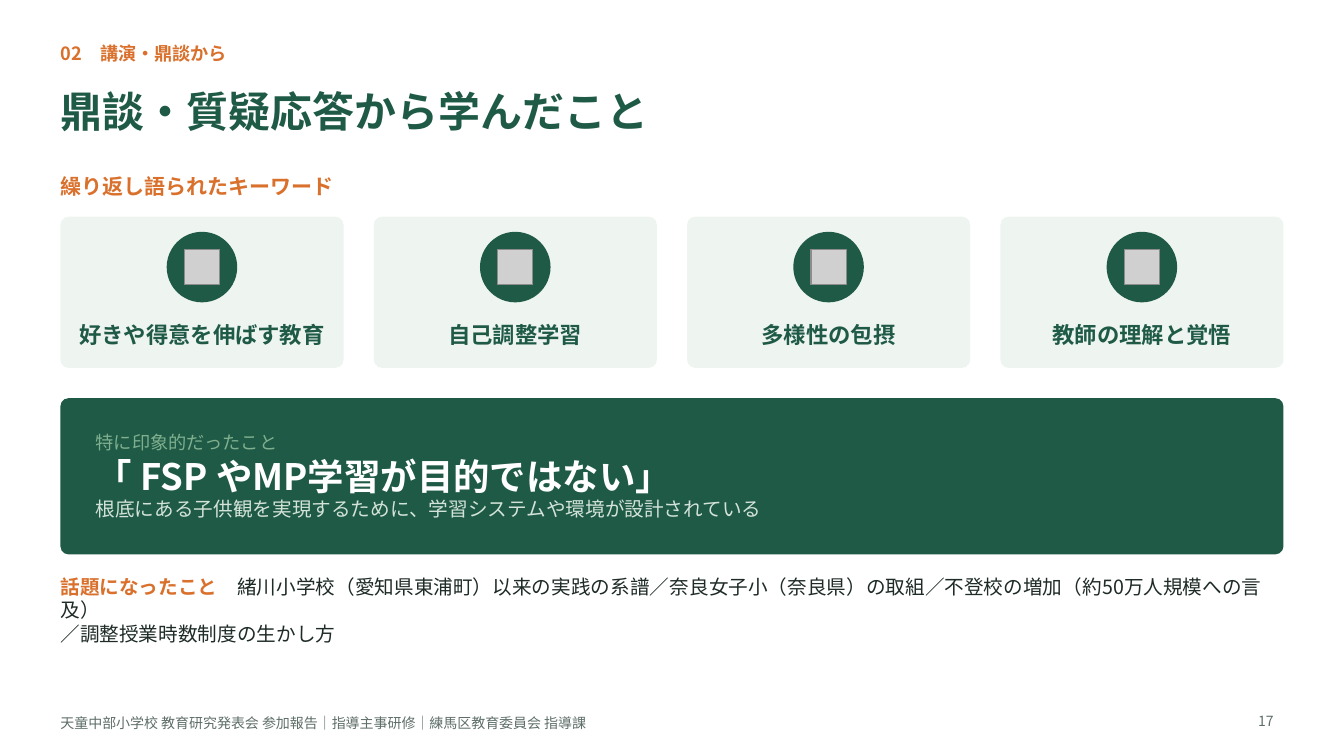
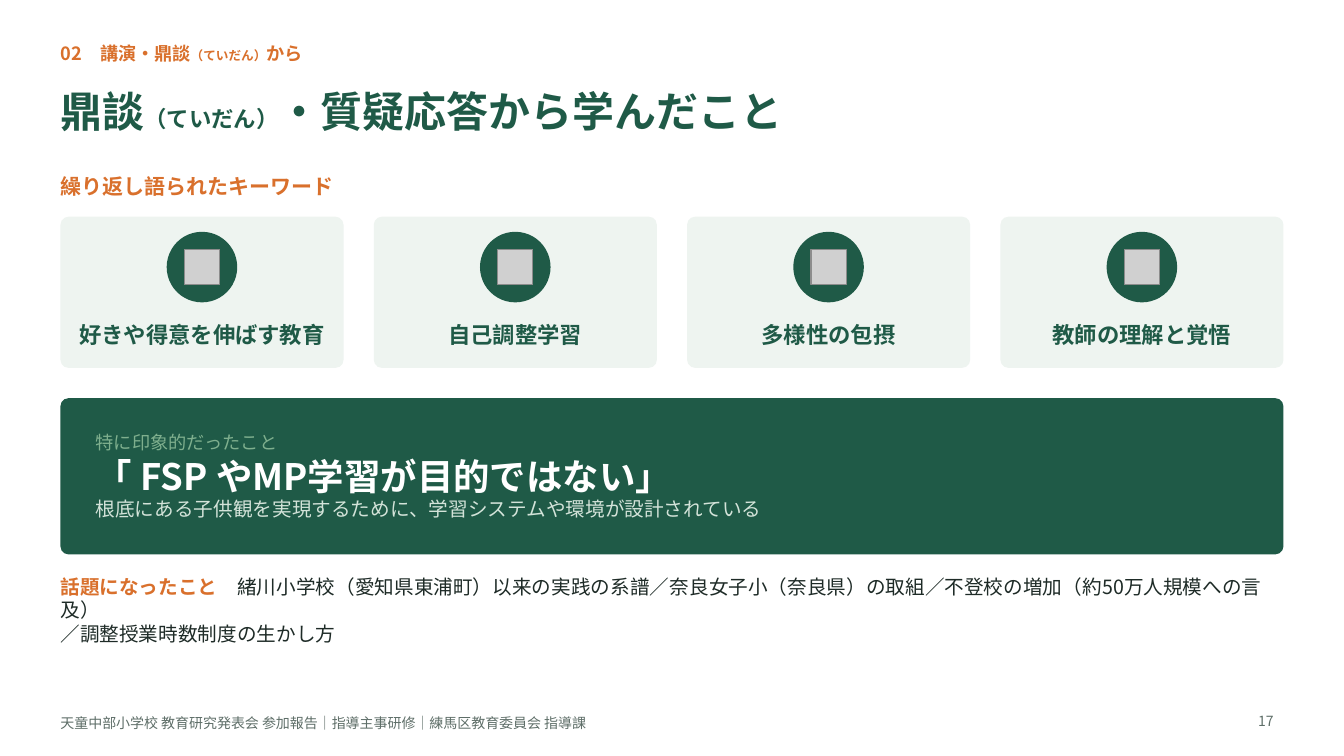
Before and after one commit to contynet730-star/con30, a slide deck: slide 17 of 天童中部小学校視察/081019_天童中部小学校_指導主事研修スライド_クイズ版.pptx. Drawn at 1344x756 pixels with LibreOffice and Linux fonts; fonts in the diff are those of the drawing; grey boxes stand for pictures. Boxes give left, top, right and bottom in pixels: in the first picture for what was removed or moved away, otherwise in the second. Text is boxed around its words. In the diff, an @@ line names an element or a change of style, - is before the commit and + after.

```diff
--- a/天童中部小学校視察/081019_天童中部小学校_指導主事研修スライド_クイズ版.pptx
+++ b/天童中部小学校視察/081019_天童中部小学校_指導主事研修スライド_クイズ版.pptx
@@ text at (60, 44, 302, 62): text changed @@
-02 講演・鼎談から
+02 講演・鼎談（ていだん）から
@@ title at (60, 91, 783, 131): text changed @@
-鼎談・質疑応答から学んだこと
+鼎談（ていだん）・質疑応答から学んだこと
```
Also in this commit, not shown: 3 other slides changed.
